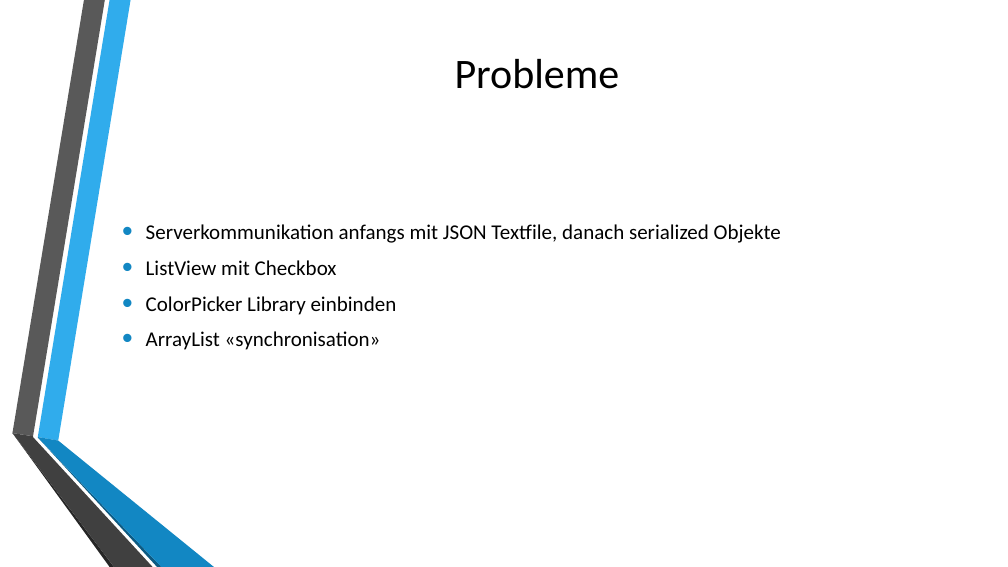
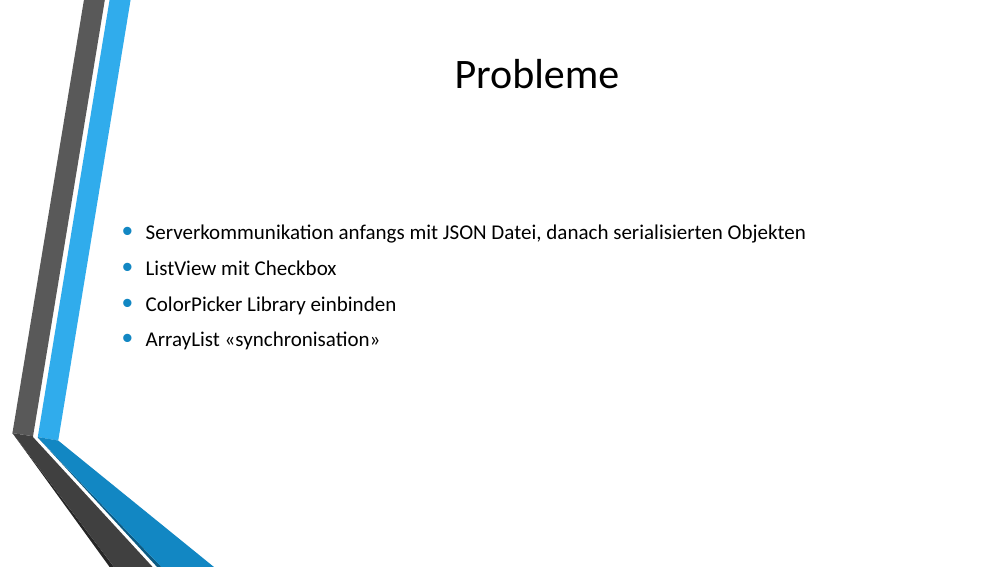
Before and after one commit to 0wncl0ud/MobProPro, a slide deck: slide 15 of FindMe.pptx (slide 14 before the commit). Drawn at 1008x567 pixels with LibreOffice and Linux fonts; fonts in the diff are those of the drawing; background and template pictures are left out. Boxes give left, top, right and bottom in pixels: in the first picture for what was removed or moved away, otherwise in the second. Text is boxed around its words. In the diff, an @@ line names an element or a change of style, - is before the commit and + after.

Commit message:
präsentation

```diff
--- a/FindMe.pptx
+++ b/FindMe.pptx
@@ text at (146, 224, 806, 243): text changed @@
-• Serverkommunikation anfangs mit JSON Textfile, danach serialized Objekte
+• Serverkommunikation anfangs mit JSON Datei, danach serialisierten Objekten
```
Also in this commit, not shown: 10 other slides changed.
